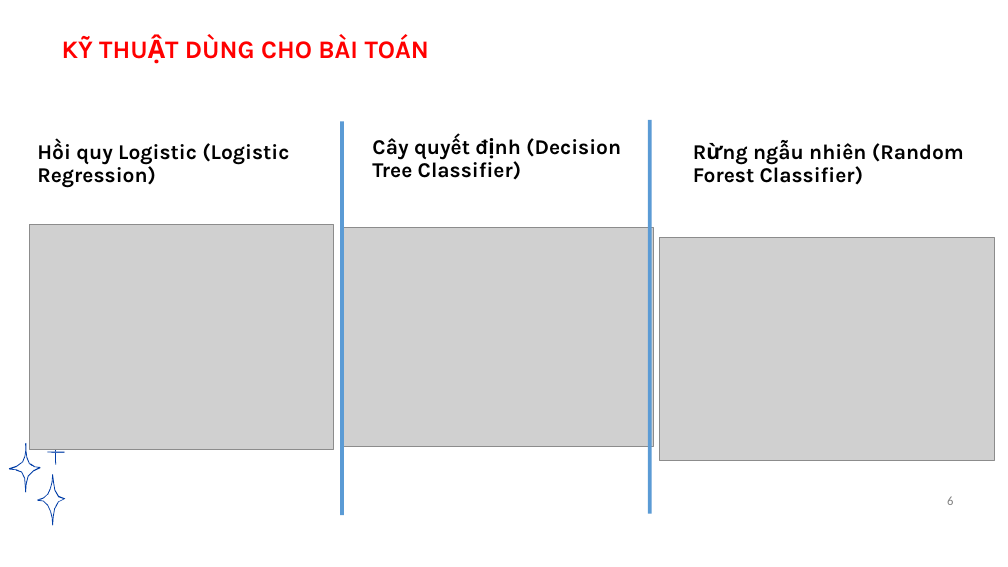
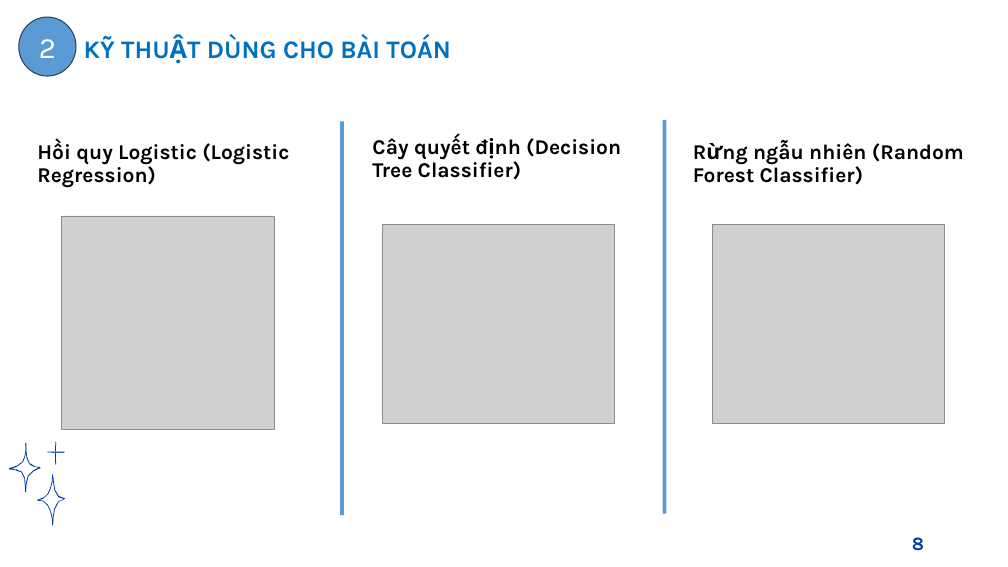
Before and after one commit to tantlu/ramen_rating_2024, a slide deck: slide 8 of Baove.pptx (slide 6 before the commit). Drawn at 1008x567 pixels with LibreOffice and Linux fonts; fonts in the diff are those of the drawing; grey boxes stand for pictures; background and template pictures are left out. Boxes give left, top, right and bottom in pixels: in the first picture for what was removed or moved away, otherwise in the second. Text is boxed around its words. In the diff, an @@ line names an element or a change of style, - is before the commit and + after.

```diff
--- a/Baove.pptx
+++ b/Baove.pptx
@@ ellipse added at (x1=19, y1=17, x2=76, y2=76), fill #5B9BD5, outline #28445D 1 pt, 28 pt, text #FFFFFF @@
+2
@@ text "KỸ THUẬT DÙNG CHO BÀI ..." moved from (x1=62, y1=35, x2=429, y2=59) to (x1=84, y1=35, x2=450, y2=59) @@
@@ text "KỸ THUẬT DÙNG CHO BÀI ..." at (x1=84, y1=35, x2=450, y2=59): text colour #FF0000 to #0070C0 @@
@@ rectangle moved from (x1=648, y1=119, x2=652, y2=513) to (x1=663, y1=119, x2=667, y2=513) @@
@@ picture resized from (x1=29, y1=224, x2=333, y2=450) to (x1=61, y1=216, x2=274, y2=430) @@
@@ picture resized from (x1=340, y1=228, x2=653, y2=447) to (x1=383, y1=224, x2=615, y2=423) @@
@@ picture resized from (x1=659, y1=237, x2=994, y2=461) to (x1=713, y1=224, x2=945, y2=423) @@
@@ page number at (x1=912, y1=537, x2=924, y2=551): text changed; size 12 to 18 pt; font Calibri to Karla; text colour #808080 to #003DA7; bold on @@
-6
+8
```
Also in this commit, not shown: 12 other slides changed, 7 slides added, 2 slides removed.
